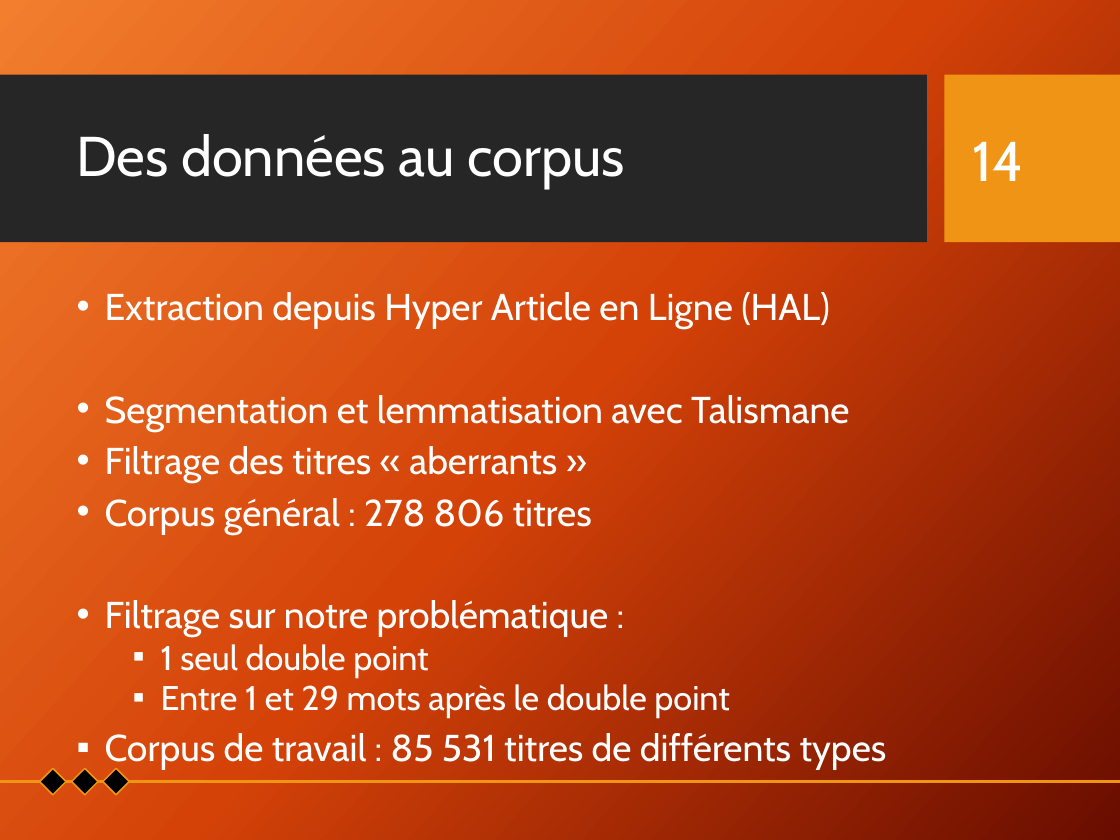
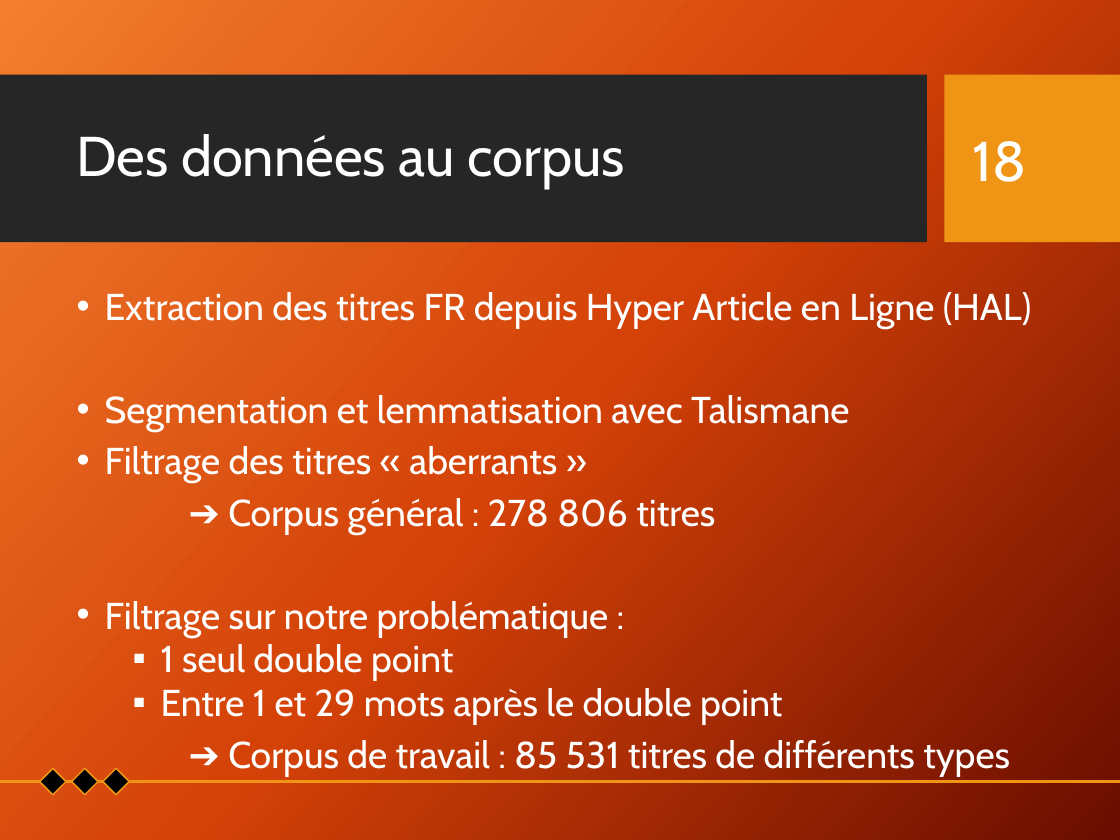
Before and after one commit to Xitog/tal, a slide deck: slide 18 of dossiers/Final - Présentation Projet de recherche.pptx (slide 14 before the commit). Drawn at 1120x840 pixels with LibreOffice and Linux fonts; fonts in the diff are those of the drawing; background and template pictures are left out. Boxes give left, top, right and bottom in pixels: in the first picture for what was removed or moved away, otherwise in the second. Text is boxed around its words. In the diff, an @@ line names an element or a change of style, - is before the commit and + after.

```diff
--- a/dossiers/Final - Présentation Projet de recherche.pptx
+++ b/dossiers/Final - Présentation Projet de recherche.pptx
@@ page number at bbox=[973, 141, 1027, 182]: text changed @@
-14
+18
@@ text at bbox=[105, 292, 1032, 329]: text changed; size 24 to 24.1 pt @@
-• Extraction depuis Hyper Article en Ligne (HAL)
+• Extraction des titres FR depuis Hyper Article en Ligne (HAL)
@@ text at bbox=[105, 395, 849, 725]: size 24 to 24.1 pt in "Segmentation et lemmatisation avec Talismane", "Filtrage des titres « aberrants »", "Filtrage sur notre problématique :"; size 22 to 24.1 pt in "1 seul double point", "Entre 1 et 29 mots après le ..." @@
@@ text at bbox=[228, 498, 715, 534]: text changed; size 24 to 24.1 pt @@
-• Corpus général : 278 806 titres
+➔ Corpus général : 278 806 titres
@@ text at bbox=[228, 740, 1010, 776]: text changed; size 24 to 24.1 pt @@
-▪ Corpus de travail : 85 531 titres de différents types
+➔ Corpus de travail : 85 531 titres de différents types
```
Also in this commit, not shown: 27 other slides changed, 11 slides added, 2 other files.
